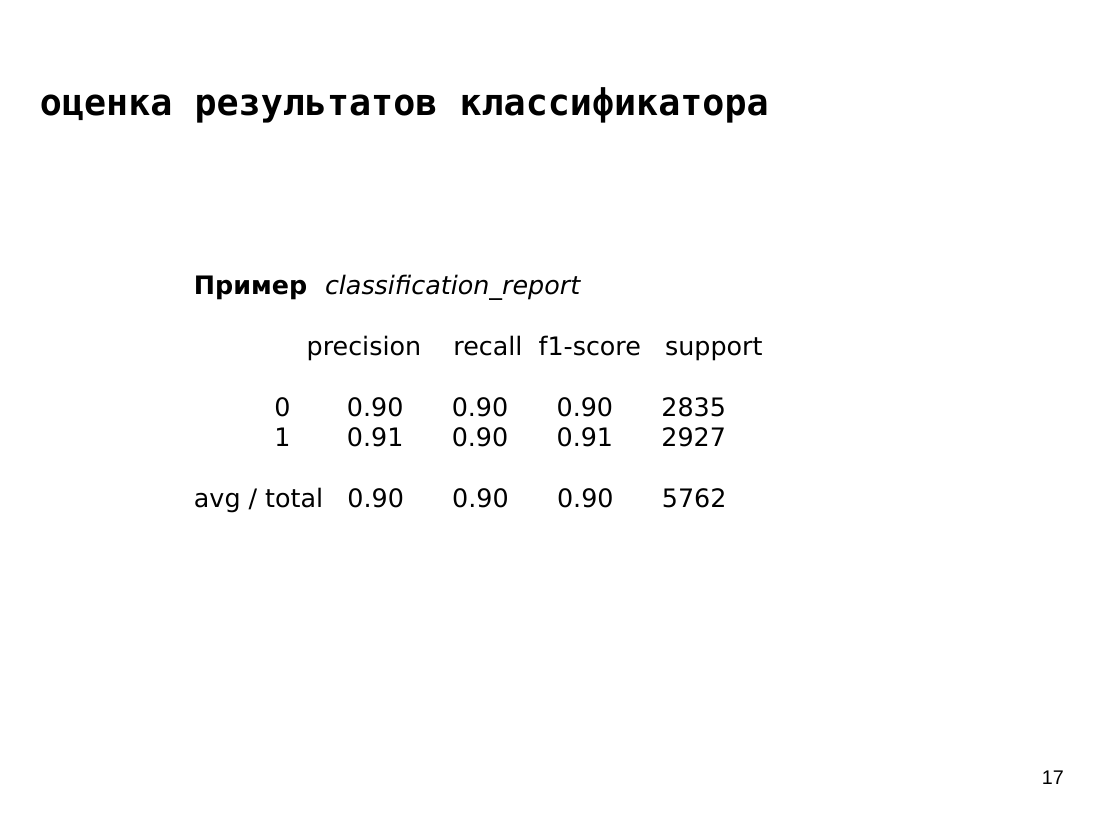
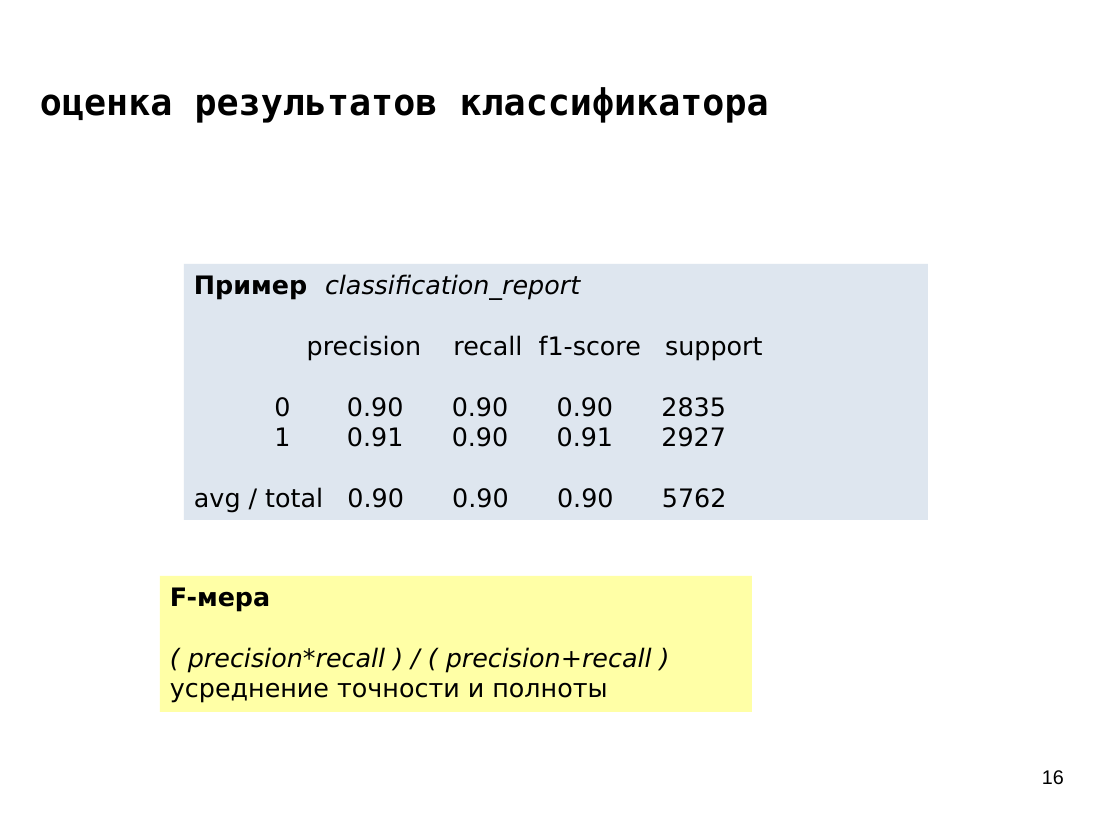
Before and after one commit to mechanoid5/ml_lectorium_legacy, a slide deck: slide 16 of 07-classifier-estimation.odp (slide 17 before the commit). Drawn at 1120x840 pixels with LibreOffice and Linux fonts; fonts in the diff are those of the drawing; background and template pictures are left out. Boxes give left, top, right and bottom in pixels: in the first picture for what was removed or moved away, otherwise in the second. Text is boxed around its words. In the diff, an @@ line names an element or a change of style, - is before the commit and + after.

```diff
--- a/07-classifier-estimation.odp
+++ b/07-classifier-estimation.odp
@@ rectangle "Пример classification_report": place and size @@
-rectangle "Пример classification_report" at (194,274,762,513)
+rectangle "Пример classification_report" at (184,264,928,520)
@@ rectangle "Пример classification_report" at (184,264,928,520): fill none to #DEE6EF @@
@@ rectangle added at (160,576,752,712), fill #FFFFA6, 18 pt, text #000000, italic @@
+F-мера
+( precision*recall ) / ( precision+recall )
+усреднение точности и полноты
@@ page number at (1042,770,1064,785): text changed @@
-17
+16
```
Also in this commit, not shown: 8 other slides changed, 10 slides added, 6 slides removed, 2 other files.
